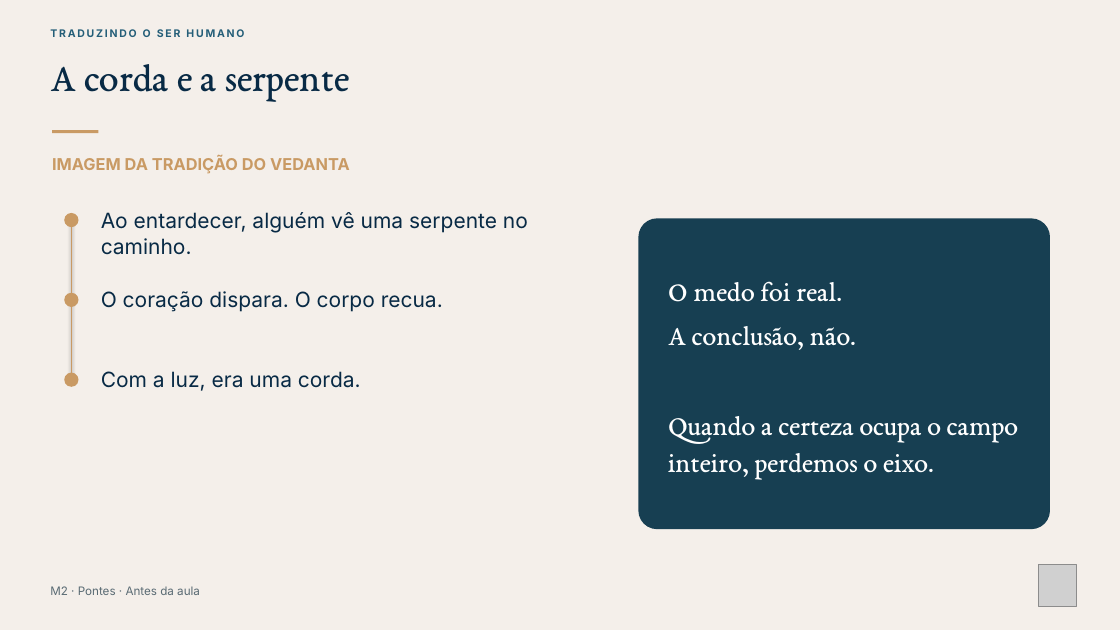
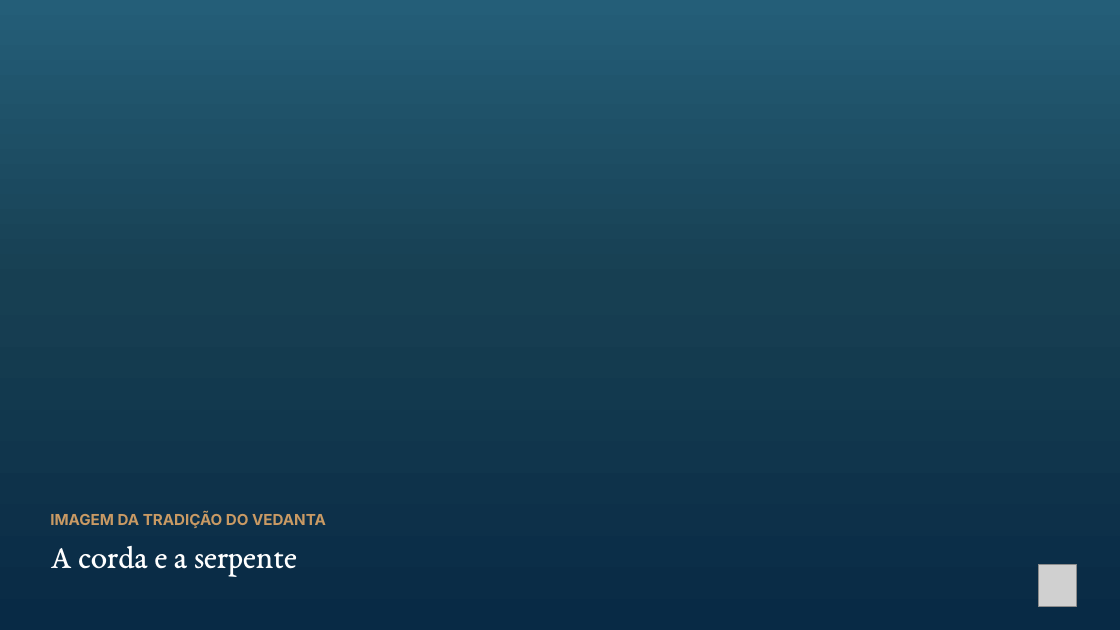
Before and after one commit to fabianodeliberalli/base-cognitiva-vault, a slide deck: slide 6 of 70 - Produções/Cursos/Curso - Nome Provisório/Materiais/Módulo 2/Slides de gravação 29-11/TSH · M2 · Pontes de M2.1, M2.2 e M2.3.pptx. Drawn at 1120x630 pixels with LibreOffice and Linux fonts; fonts in the diff are those of the drawing; grey boxes stand for pictures; background and template pictures are left out. Boxes give left, top, right and bottom in pixels: in the first picture for what was removed or moved away, otherwise in the second. Text is boxed around its words. In the diff, an @@ line names an element or a change of style, - is before the commit and + after.

```diff
--- a/70 - Produções/Cursos/Curso - Nome Provisório/Materiais/Módulo 2/Slides de gravação 29-11/TSH · M2 · Pontes de M2.1, M2.2 e M2.3.pptx
+++ b/70 - Produções/Cursos/Curso - Nome Provisório/Materiais/Módulo 2/Slides de gravação 29-11/TSH · M2 · Pontes de M2.1, M2.2 e M2.3.pptx
@@ background #F4EFEA to picture (left out) @@
@@ text removed at (x1=50, y1=29, x2=244, y2=37) @@
-TRADUZINDO O SER HUMANO
@@ rectangle removed at (x1=52, y1=130, x2=98, y2=134) @@
@@ ellipse removed at (x1=65, y1=213, x2=79, y2=228) @@
@@ line removed from (71, 220) to (71, 380) @@
@@ text removed at (x1=101, y1=212, x2=528, y2=255) @@
-Ao entardecer, alguém vê uma serpente no caminho.
@@ rounded rectangle removed at (x1=639, y1=218, x2=1050, y2=529) @@
@@ ellipse removed at (x1=65, y1=292, x2=79, y2=307) @@
@@ text removed at (x1=101, y1=291, x2=443, y2=312) @@
-O coração dispara. O corpo recua.
@@ text removed at (x1=668, y1=281, x2=1018, y2=480) @@
-O medo foi real.
-A conclusão, não.
-Quando a certeza ocupa o campo inteiro, perdemos o eixo.
@@ ellipse removed at (x1=65, y1=372, x2=79, y2=386) @@
@@ text removed at (x1=101, y1=371, x2=361, y2=391) @@
-Com a luz, era uma corda.
@@ text "IMAGEM DA TRADIÇÃO DO VEDANTA" moved from (x1=52, y1=156, x2=350, y2=174) to (x1=50, y1=512, x2=326, y2=528) @@
@@ text "IMAGEM DA TRADIÇÃO DO VEDANTA" at (x1=50, y1=512, x2=326, y2=528): size 14 to 13 pt @@
@@ text "A corda e a serpente" moved from (x1=50, y1=64, x2=350, y2=101) to (x1=50, y1=546, x2=297, y2=576) @@
@@ text "A corda e a serpente" at (x1=50, y1=546, x2=297, y2=576): size 34 to 28 pt, text colour #082A45 to #FFFFFF; more space between paragraphs @@
@@ text removed at (x1=50, y1=586, x2=200, y2=595) @@
-M2 · Pontes · Antes da aula
```
Also in this commit, not shown: 2 other slides changed, 23 other files.
